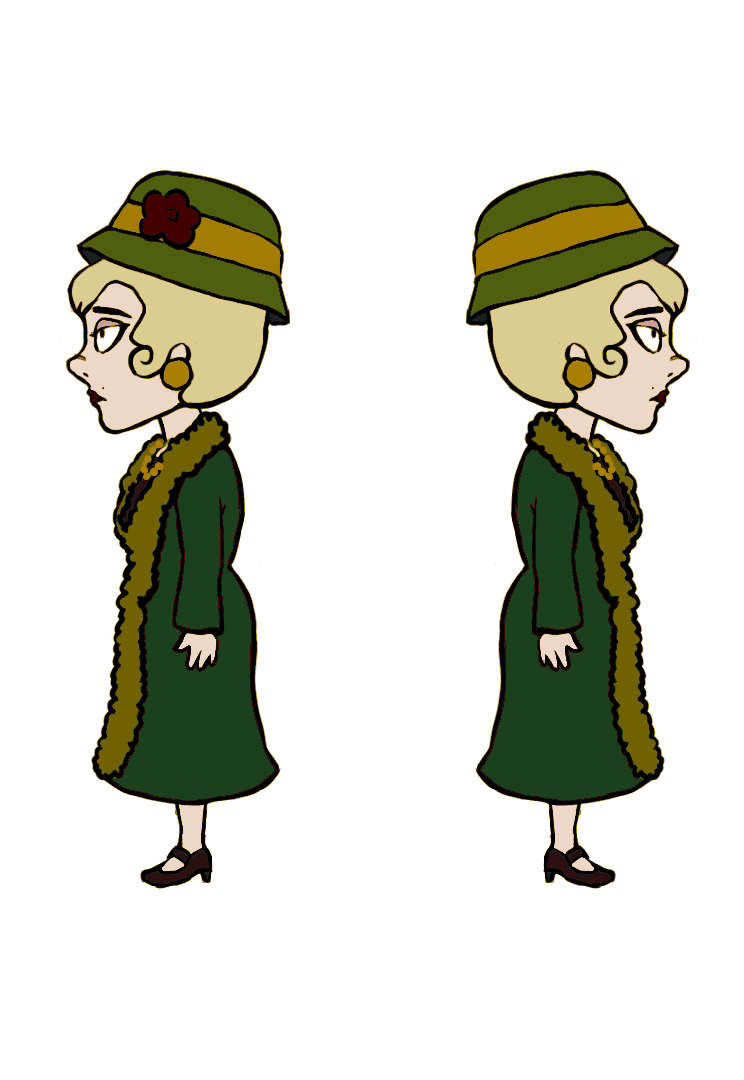
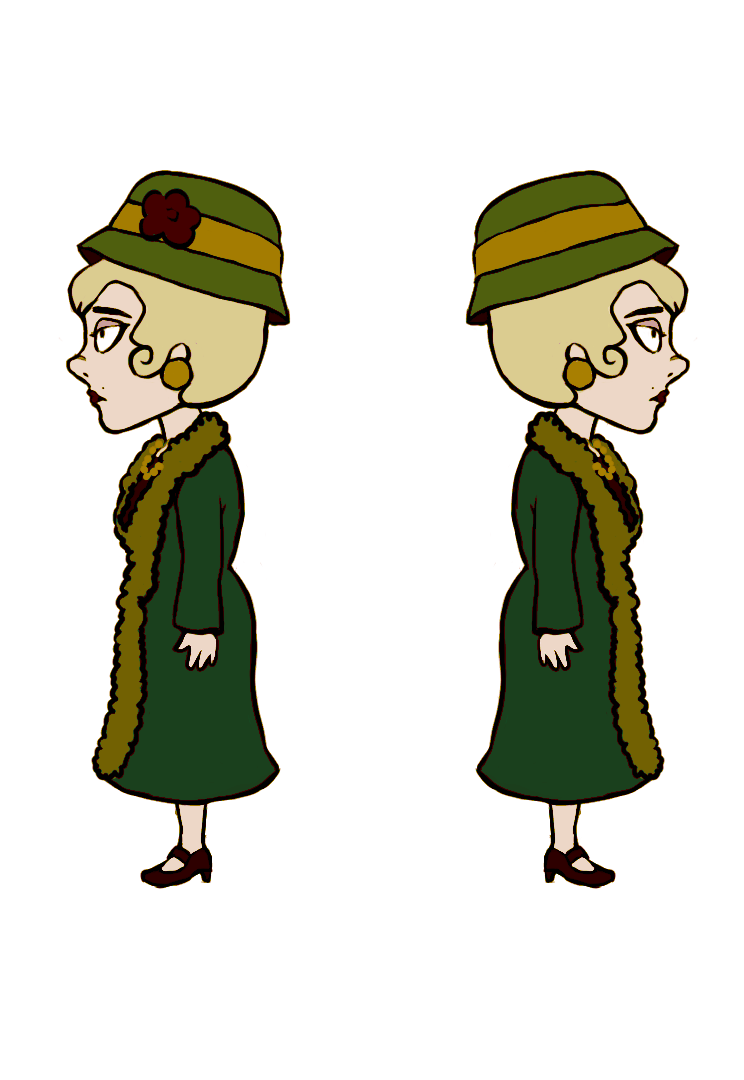
Two versions of the same layered image (744x1080). Layer-by-layer changes:
pixels changed over [left=67, top=171, right=689, bottom=888] (layer not identified)
